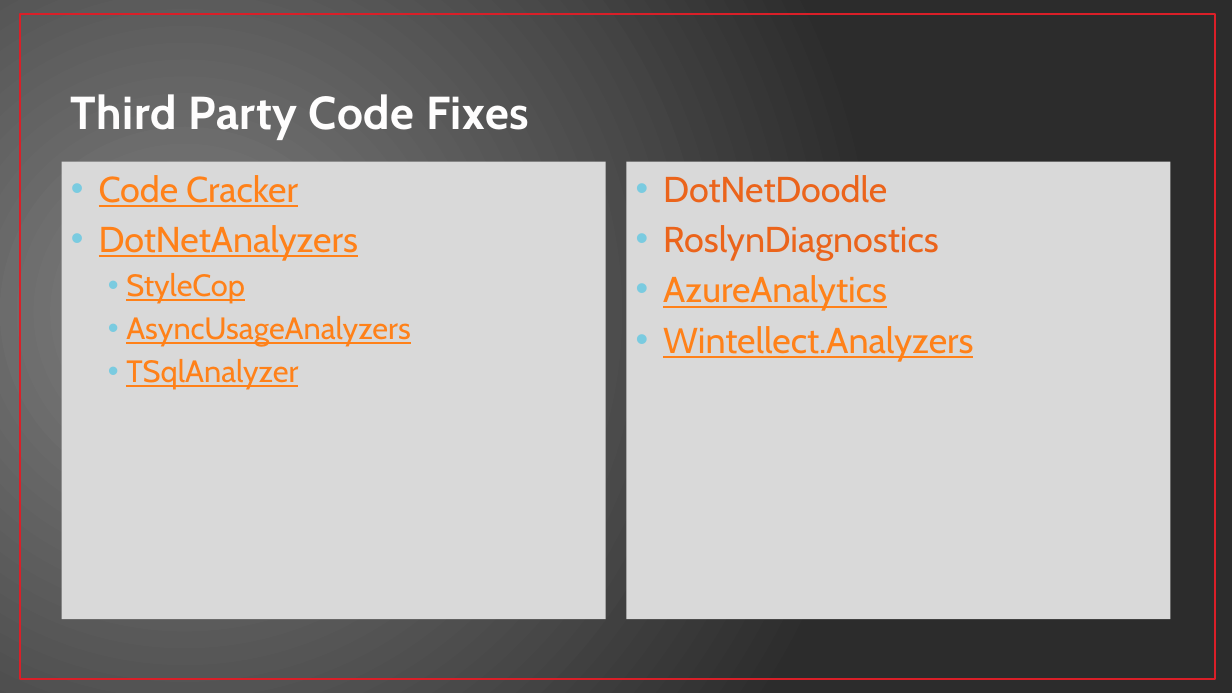
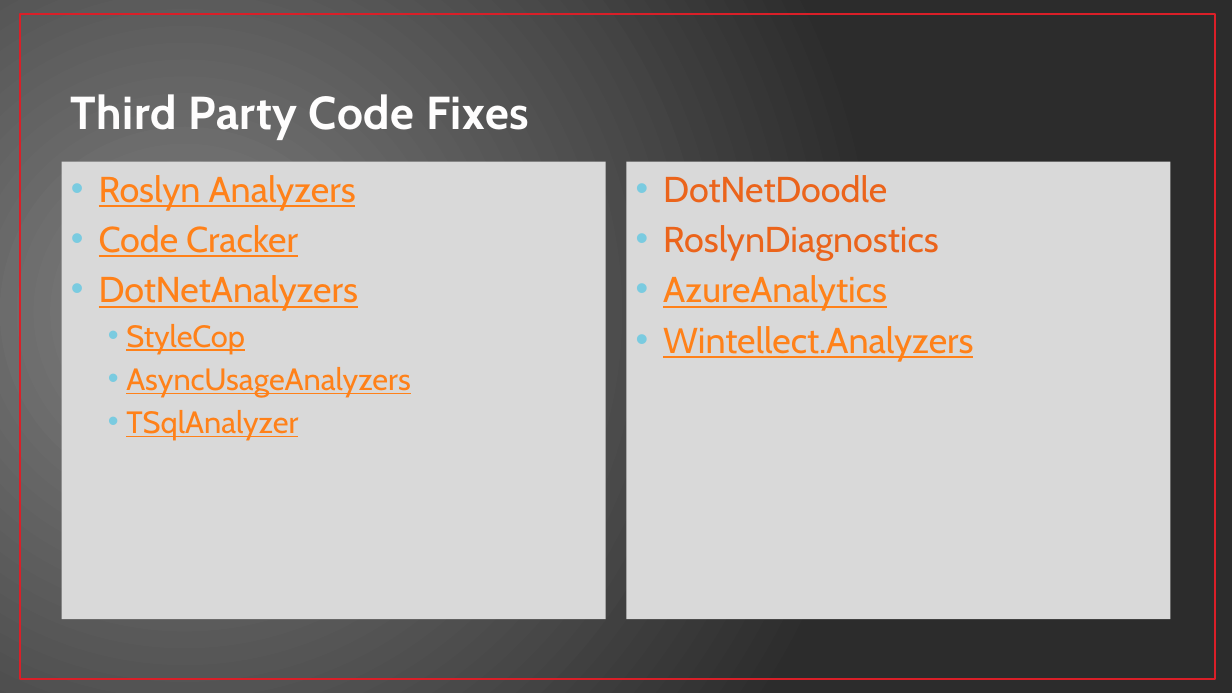
Before and after one commit to jwooley/RoslynAndYou, a slide deck: slide 14 of RoslynAndYou.pptx. Drawn at 1232x693 pixels with LibreOffice and Linux fonts; fonts in the diff are those of the drawing. Boxes give left, top, right and bottom in pixels: in the first picture for what was removed or moved away, otherwise in the second. Text is boxed around its words. In the diff, an @@ line names an element or a change of style, - is before the commit and + after.

```diff
--- a/RoslynAndYou.pptx
+++ b/RoslynAndYou.pptx
@@ text at bbox=[99, 175, 356, 211]: paragraph added @@
+• Roslyn Analyzers
```
Also in this commit, not shown: 4 other slides changed, 3 other files.
